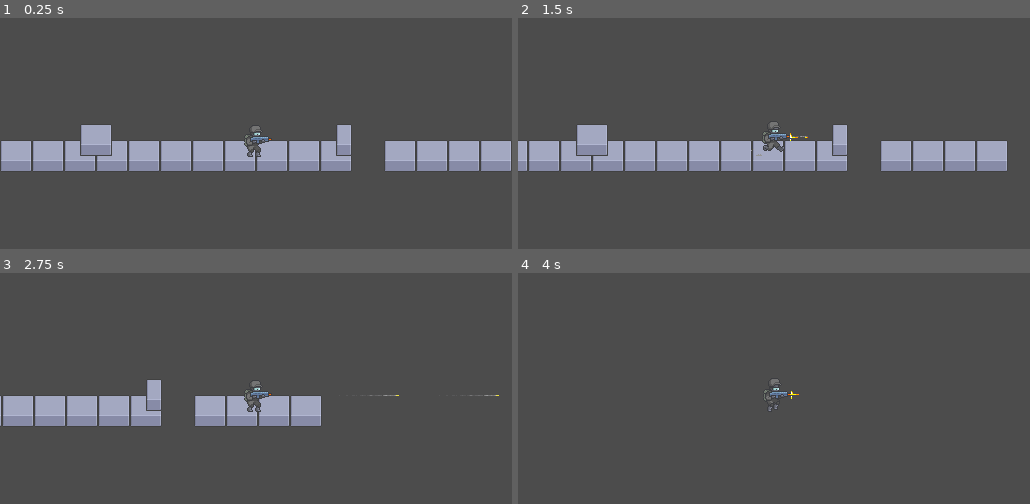
Above: before the commit, frames 1-4 (two rows, left to right).
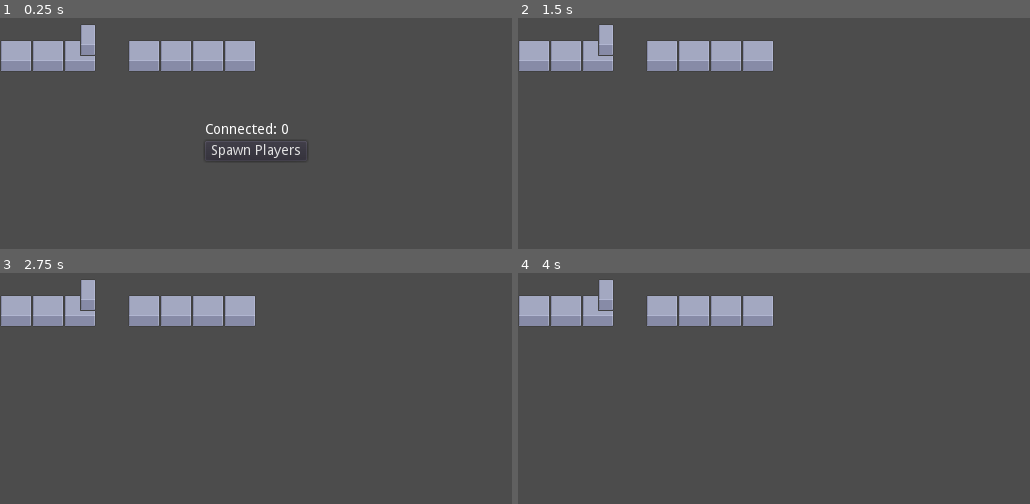
Above: after the commit, the same moments.

Repository: sakkaku-dev/team-shooter
Game: Godot game, scene res://scenes/Game.tscn
Two runs of this game, one before a commit and one after it. Both use one fixed random seed, a clock stepped at 60 frames per second and the inputs below.
Inputs (mouse positions are in pixels of both pictures, inside the frame that each line leads up to):
- Up to frame 1 (0.25 s): no input
- Up to frame 2 (1.5 s): click (774, 151) at 0.5 s, where only the run after the commit has a clickable "Spawn Players"; tap Enter (ui_accept) at 1.25, 1.35 s; move the mouse to (886, 126) at 1.27 s; hold D (move_right) from 1.28 s (still down); click (886, 126) at 1.42 s
- Up to frame 3 (2.75 s): tap Space (jump) at 1.52 s; release D (move_right) at 2 s; drag from (153, 411) to (404, 393) at 2.02 s
- Up to frame 4 (4 s): move the mouse to (825, 330) at 2.77 s; hold D (move_right) 2.78-3.5 s; tap Ctrl (crouch) at 2.85 s; tap Enter (ui_accept) at 3.05 s; drag from (748, 457) to (620, 351) at 3.52 s

The runs differ from the first frame. In frame 1, 18% of the frame differs, in the area x 0-100%, y 3-67%; in frame 2, 17%; in frame 3, 13%; in frame 4, 5.6%.

Commit message:
Split inputs for each device

Diff:
--- a/scenes/Game.tscn
+++ b/scenes/Game.tscn
@@ -1,6 +1,5 @@
-[gd_scene load_steps=12 format=2]
-
-[ext_resource path="res://scenes/Player.tscn" type="PackedScene" id=1]
+[gd_scene load_steps=11 format=2]
+
 [ext_resource path="res://scripts/InputManager.gd" type="Script" id=2]
 [ext_resource path="res://assets/tiles.png" type="Texture" id=4]
 
@@ -185,7 +184,32 @@
 format = 1
 tile_data = PoolIntArray( 196597, 5, 0, 131077, 11, 0, 262128, 5, 0, 262130, 5, 0, 262132, 7, 0, 262135, 8, 0, 262136,  …(190 unchanged characters)…
 
-[node name="Player" parent="." instance=ExtResource( 1 )]
-
 [node name="InputManager" type="Node" parent="."]
 script = ExtResource( 2 )
+
+[node name="CenterContainer" type="CenterContainer" parent="InputManager"]
+anchor_right = 1.0
+anchor_bottom = 1.0
+__meta__ = {
+"_edit_use_anchors_": false
+}
+
+[node name="VBoxContainer" type="VBoxContainer" parent="InputManager/CenterContainer"]
+margin_left = 205.0
+margin_top = 131.0
+margin_right = 307.0
+margin_bottom = 169.0
+
+[node name="ConnectedCount" type="Label" parent="InputManager/CenterContainer/VBoxContainer"]
+margin_right = 102.0
+margin_bottom = 14.0
+__meta__ = {
+"_edit_use_anchors_": false
+}
+
+[node name="Spawn" type="Button" parent="InputManager/CenterContainer/VBoxContainer"]
+margin_top = 18.0
+margin_right = 102.0
+margin_bottom = 38.0
+text = "Spawn Players"
+[connection signal="pressed" from="InputManager/CenterContainer/VBoxContainer/Spawn" to="InputManager" method="on_start"]
--- a/scenes/Player.tscn
+++ b/scenes/Player.tscn
@@ -1,13 +1,12 @@
-[gd_scene load_steps=13 format=2]
+[gd_scene load_steps=12 format=2]
 
 [ext_resource path="res://assets/team-gunner.png" type="Texture" id=1]
 [ext_resource path="res://scripts/Player.gd" type="Script" id=2]
-[ext_resource path="res://scripts/PlayerInput.gd" type="Script" id=3]
 [ext_resource path="res://scripts/PlayerAnimation.gd" type="Script" id=4]
 [ext_resource path="res://assets/MuzzleFlash.png" type="Texture" id=5]
 [ext_resource path="res://scripts/GunPoint.gd" type="Script" id=6]
 
-[sub_resource type="Animation" id=7]
+[sub_resource type="Animation" id=1]
 resource_name = "Crouch"
 tracks/0/type = "value"
 tracks/0/path = NodePath("Body/GunPoint:position")
@@ -76,16 +75,13 @@
 script = ExtResource( 2 )
 
 [node name="AnimationPlayer" type="AnimationPlayer" parent="."]
-anims/Crouch = SubResource( 7 )
-anims/Died = SubResource( 8 )
+anims/Crouch = SubResource( 1 )
+anims/Died = SubResource( 2 )
 anims/Idle = SubResource( 3 )
 anims/Jump = SubResource( 4 )
 anims/Run = SubResource( 5 )
 script = ExtResource( 4 )
 sprite_path = NodePath("../Body/Sprite")
-
-[node name="PlayerInput" type="Node" parent="."]
-script = ExtResource( 3 )
 
 [node name="Camera2D" type="Camera2D" parent="."]
 current = true
@@ -100,13 +96,12 @@
 frame = 14
 
 [node name="GunPoint" type="Position2D" parent="Body"]
-position = Vector2( 17, -2 )
+position = Vector2( 18, 1.5 )
 script = ExtResource( 6 )
 __meta__ = {
 "_gizmo_extents_": 3.0
 }
 firerate = 0.2
-input_path = NodePath("../../PlayerInput")
 
 [node name="Effect" type="Sprite" parent="Body/GunPoint"]
 position = Vector2( 0, -1 )
--- a/scripts/GunPoint.gd
+++ b/scripts/GunPoint.gd
@@ -3,9 +3,7 @@
 class_name GunPoint
 
 export var firerate = 1.0
-export var input_path: NodePath
 
-onready var input: PlayerInput = get_node(input_path)
 onready var effect = $Effect
 onready var firerate_timer = $Firerate
 onready var effect_timer = $EffectTimer
@@ -15,11 +13,6 @@
 
 func _ready():
 	effect.hide()
-
-
-func _process(delta):
-	if input.is_pressed([PlayerInput.ATTACK]):
-		shot()
 
 
 func shot():
--- a/scripts/InputManager.gd
+++ b/scripts/InputManager.gd
@@ -1,4 +1,36 @@
 extends Node
 
+var player_inputs = []
+
+onready var count_label: Label = $CenterContainer/VBoxContainer/ConnectedCount
+
+var player_scene = preload("res://scenes/Player.tscn")
+
+func _ready():
+	_update_count()
+
+
 func _unhandled_input(event: InputEvent):
-	pass
+	if event.is_action("ui_accept"):
+		if not _player_input_exist(event):
+			player_inputs.append(PlayerInput.new(event))
+			_update_count()
+
+
+func _player_input_exist(event: InputEvent) -> bool:
+	for input in player_inputs:
+		if input.is_player_event(event):
+			return true
+	return false
+
+
+func _update_count() -> void:
+	count_label.text = "Connected: " + str(player_inputs.size())
+
+
+func on_start():
+	for input in player_inputs:
+		var player = player_scene.instance()
+		player.input = input
+		get_tree().current_scene.add_child(player)
+	queue_free()
--- a/scripts/Player.gd
+++ b/scripts/Player.gd
@@ -7,15 +7,22 @@
 export var friction = 1600
 export var jump_force = 1000
 
-onready var input = $PlayerInput
 onready var gravity = ProjectSettings.get_setting("physics/2d/default_gravity") * ProjectSettings.get_setting("physics/2d/default_gravity_vector")
 onready var body = $Body
 onready var animation: PlayerAnimation = $AnimationPlayer
+onready var gun = $Body/GunPoint
 
+var input: PlayerInput
 var velocity = Vector2.ZERO
 
 func _unhandled_input(event: InputEvent):
 	input.handle_input(event)
+
+
+func _process(delta: float):
+	if input.is_pressed([PlayerInput.ATTACK]):
+		gun.shot()
+
 
 func _physics_process(delta: float):
 	var motion = input.get_move_vector()
--- a/scripts/PlayerInput.gd
+++ b/scripts/PlayerInput.gd
@@ -19,6 +19,16 @@
 	MOVE_LEFT: 0,
 	MOVE_RIGHT: 0,
 }
+
+
+func _init(event: InputEvent = null):
+	if event != null:
+		joypad_input = _is_joypad_event(event)
+		device_id = event.device
+
+
+func is_player_event(event: InputEvent) -> bool:
+	return joypad_input == _is_joypad_event(event) and device_id == event.device
 
 
 func _should_handle_event(event: InputEvent) -> bool:
--- a/tests/unit/PlayerInputTest.gd
+++ b/tests/unit/PlayerInputTest.gd
@@ -66,3 +66,36 @@
 
 	player_input.handle_input(press_key(PlayerInput.MOVE_LEFT, 1))
 	assert_eq(player_input.get_move_vector(), Vector2(1, 0))
+
+class TestPlayerInputCreation extends UnitTest:
+	func _joypad_event(id: int) -> InputEvent:
+		var ev = joypad_motion_event(JOY_AXIS_0, 1)
+		ev.device = id
+		return ev
+
+	func _keyboard_event(id: int) -> InputEvent:
+		var ev = press_key(PlayerInput.JUMP)
+		ev.device = id
+		return ev
+
+	func test_create_input_from_keyboard_event():
+		var input = autofree(PlayerInput.new(_keyboard_event(100)))
+		assert_false(input.joypad_input)
+		assert_eq(input.device_id, 100)
+
+	func test_create_input_from_joypad_event():
+		var input = autofree(PlayerInput.new(_joypad_event(10)))
+		assert_true(input.joypad_input)
+		assert_eq(input.device_id, 10)
+
+	func test_input_from_same_event_same_id_equal():
+		var input = autofree(PlayerInput.new(_keyboard_event(100)))
+		assert_true(input.is_player_event(_keyboard_event(100)))
+
+	func test_input_from_same_event_different_id_not_equal():
+		var input = autofree(PlayerInput.new(_keyboard_event(100)))
+		assert_false(input.is_player_event(_keyboard_event(10)))
+
+	func test_input_from_different_event_same_id_not_equal():
+		var input = autofree(PlayerInput.new(_joypad_event(10)))
+		assert_false(input.is_player_event(_keyboard_event(10)))
Not shown: 1 places in scenes/Player.tscn that only renumber resources
